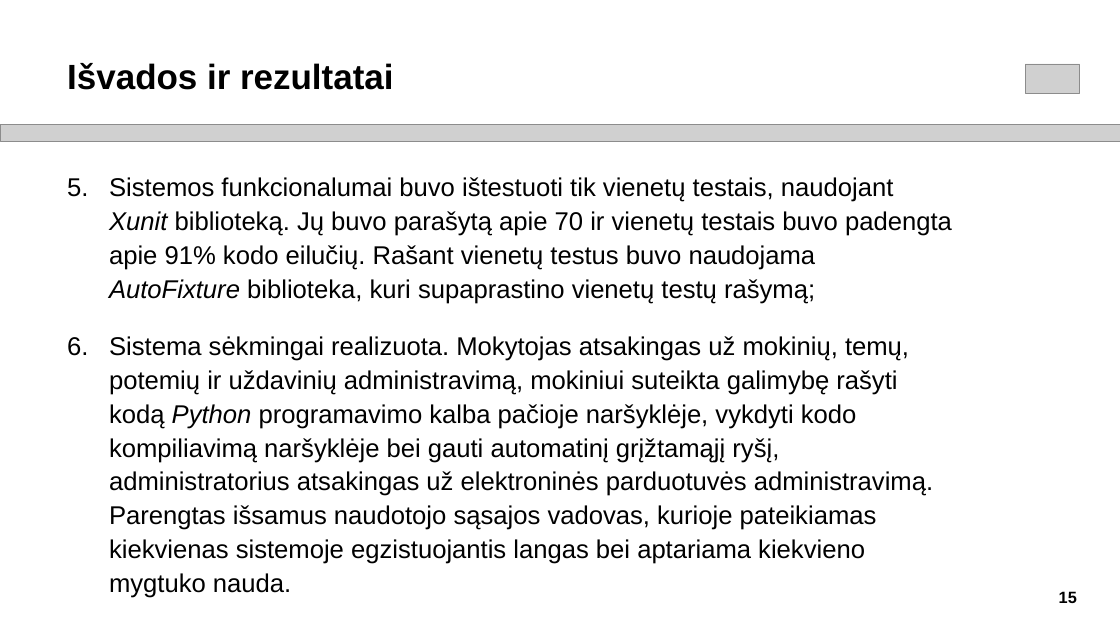
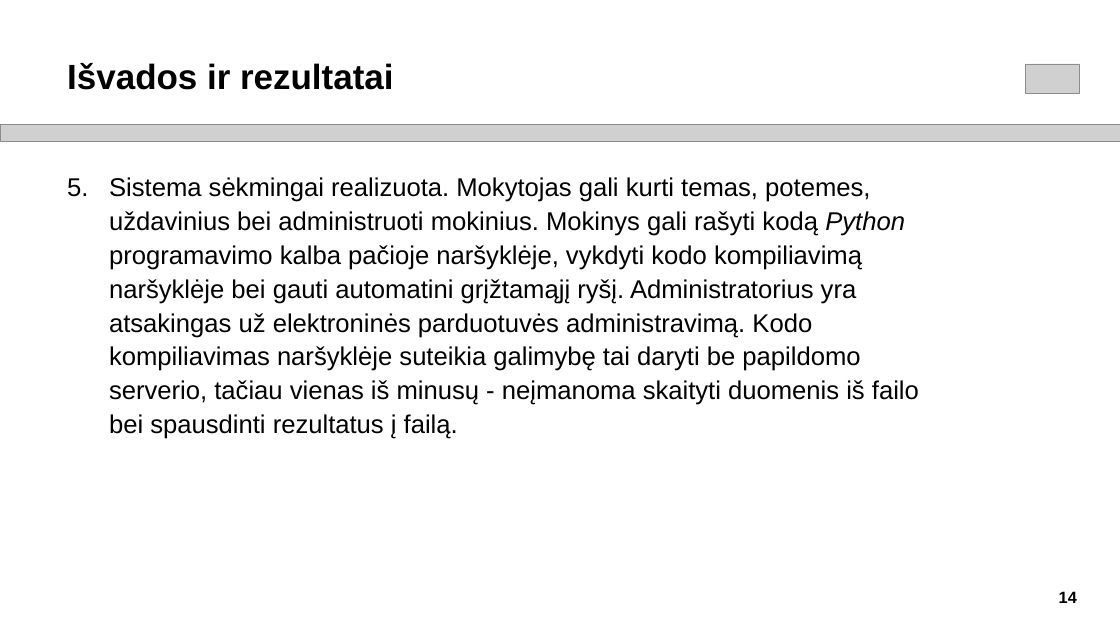
Before and after one commit to siciovas/Bachelors-Project-2023, a slide deck: slide 14 of Rokas_Sičiovas_Pristatymas.pptx (slide 15 before the commit). Drawn at 1120x630 pixels with LibreOffice and Linux fonts; fonts in the diff are those of the drawing; grey boxes stand for pictures. Boxes give left, top, right and bottom in pixels: in the first picture for what was removed or moved away, otherwise in the second. Text is boxed around its words. In the diff, an @@ line names an element or a change of style, - is before the commit and + after.

```diff
--- a/Rokas_Sičiovas_Pristatymas.pptx
+++ b/Rokas_Sičiovas_Pristatymas.pptx
@@ text at <box>109,177,919,439</box>: text changed @@
-5. Sistemos funkcionalumai buvo ištestuoti tik vienetų testais, naudojant Xunit biblioteką. Jų buvo parašytą apie 70 ir vienetų testais buvo padengta apie 91% kodo eilučių. Rašant vienetų testus buvo naudojama AutoFixture biblioteka, kuri supaprastino vienetų testų rašymą;
-6. Sistema sėkmingai realizuota. Mokytojas atsakingas už mokinių, temų, potemių ir uždavinių administravimą, mokiniui suteikta galimybę rašyti kodą Python programavimo kalba pačioje naršyklėje, vykdyti kodo kompiliavimą naršyklėje bei gauti automatinį grįžtamąjį ryšį, administratorius atsakingas už elektroninės parduotuvės administravimą. Parengtas išsamus naudotojo sąsajos vadovas, kurioje pateikiamas kiekvienas sistemoje egzistuojantis langas bei aptariama kiekvieno mygtuko nauda.
+5. Sistema sėkmingai realizuota. Mokytojas gali kurti temas, potemes, uždavinius bei administruoti mokinius. Mokinys gali rašyti kodą Python programavimo kalba pačioje naršyklėje, vykdyti kodo kompiliavimą naršyklėje bei gauti automatini grįžtamąjį ryšį. Administratorius yra atsakingas už elektroninės parduotuvės administravimą. Kodo kompiliavimas naršyklėje suteikia galimybę tai daryti be papildomo serverio, tačiau vienas iš minusų - neįmanoma skaityti duomenis iš failo bei spausdinti rezultatus į failą.
@@ page number at <box>1059,591,1077,603</box>: text changed @@
-15
+14
```
Also in this commit, not shown: 3 other slides changed, 1 slide removed, 9 other files.
